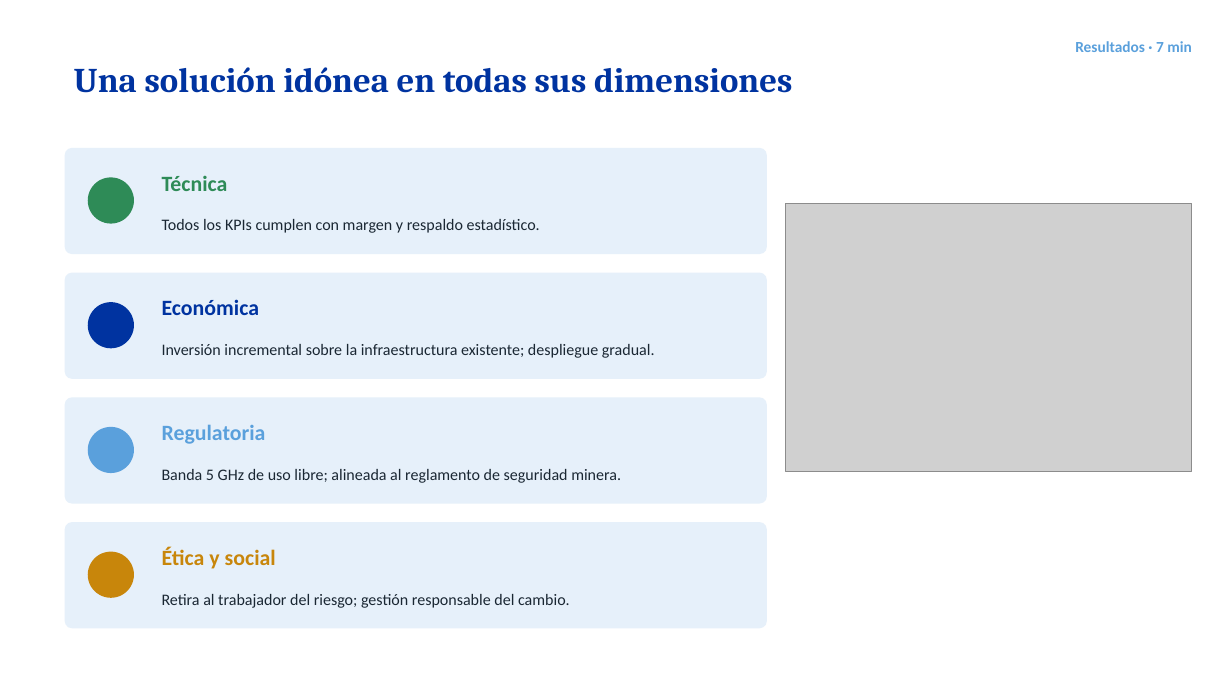
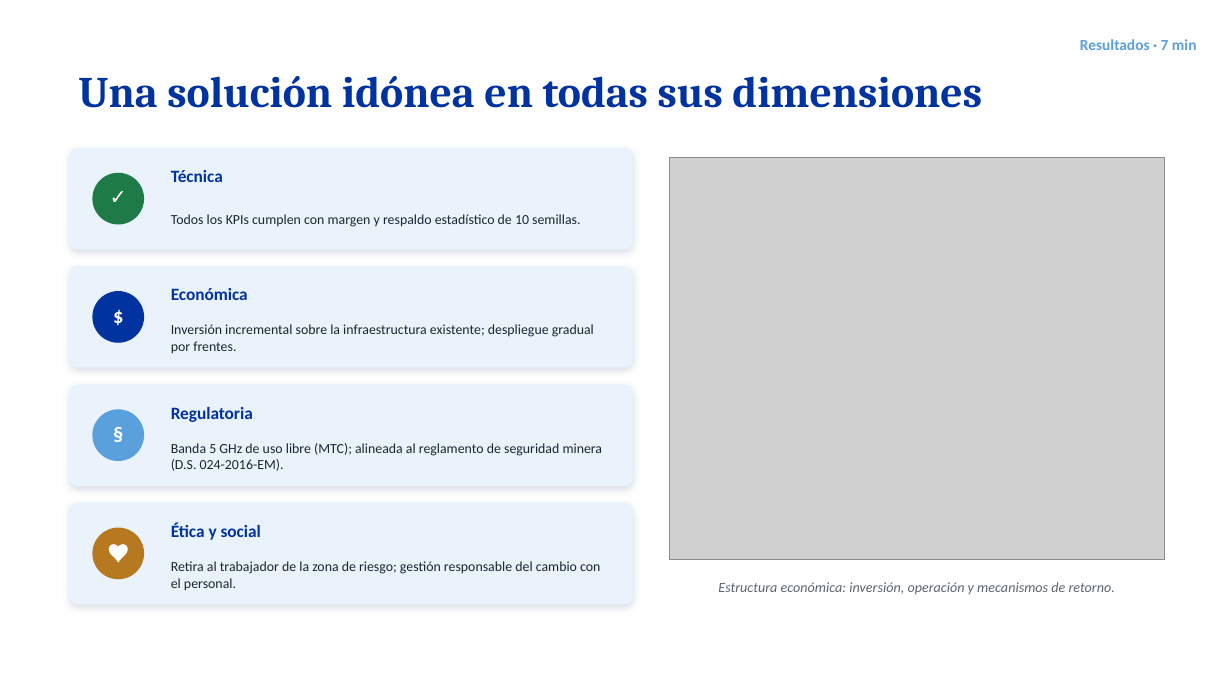
Before and after one commit to AdrianLopez012/tesis-lhd-802.11ac, a slide deck: slide 11 of fase4/presentacion/sustentacion_tesis.pptx (slide 10 before the commit). Drawn at 1232x693 pixels with LibreOffice and Linux fonts; fonts in the diff are those of the drawing; grey boxes stand for pictures. Boxes give left, top, right and bottom in pixels: in the first picture for what was removed or moved away, otherwise in the second. Text is boxed around its words. In the diff, an @@ line names an element or a change of style, - is before the commit and + after.

```diff
--- a/fase4/presentacion/sustentacion_tesis.pptx
+++ b/fase4/presentacion/sustentacion_tesis.pptx
@@ text "Resultados · 7 min": place and size @@
-text "Resultados · 7 min" at bbox=[1075, 41, 1192, 52]
+text "Resultados · 7 min" at bbox=[1080, 39, 1197, 50]
@@ text "Una solución idónea en todas ..." at bbox=[78, 76, 982, 108]: size 27 to 34 pt @@
@@ rounded rectangle: place and size @@
-rounded rectangle at bbox=[65, 148, 767, 254]
+rounded rectangle at bbox=[69, 148, 633, 250]
@@ ellipse: place and size @@
-ellipse at bbox=[88, 177, 134, 224]
+ellipse at bbox=[92, 173, 144, 225]
@@ ellipse at bbox=[92, 173, 144, 225]: fill #2E8B57 to #1E7A46 @@
@@ text added at bbox=[92, 171, 144, 223], 16 pt, text #FFFFFF, bold @@
+✓
@@ text "Técnica": place and size @@
-text "Técnica" at bbox=[162, 176, 228, 191]
+text "Técnica" at bbox=[171, 170, 223, 182]
@@ text "Técnica" at bbox=[171, 170, 223, 182]: size 17 to 13.5 pt, text colour #2E8B57 to #0033A0 @@
@@ picture: place and size @@
-picture at bbox=[786, 203, 1192, 471]
+picture at bbox=[670, 157, 1165, 559]
@@ text at bbox=[171, 214, 580, 227]: text changed; size 12.5 to 10.8 pt @@
-Todos los KPIs cumplen con margen y respaldo estadístico.
+Todos los KPIs cumplen con margen y respaldo estadístico de 10 semillas.
@@ rounded rectangle: place and size @@
-rounded rectangle at bbox=[65, 273, 767, 379]
+rounded rectangle at bbox=[69, 266, 633, 368]
@@ ellipse: place and size @@
-ellipse at bbox=[88, 302, 134, 348]
+ellipse at bbox=[92, 291, 144, 343]
@@ text added at bbox=[92, 289, 144, 341], 16 pt, text #FFFFFF, bold @@
+$
@@ text "Económica": place and size @@
-text "Económica" at bbox=[162, 299, 260, 315]
+text "Económica" at bbox=[171, 288, 248, 300]
@@ text "Económica" at bbox=[171, 288, 248, 300]: size 17 to 13.5 pt @@
@@ text at bbox=[171, 324, 594, 354]: text changed; size 12.5 to 10.8 pt @@
-Inversión incremental sobre la infraestructura existente; despliegue gradual.
+Inversión incremental sobre la infraestructura existente; despliegue gradual por frentes.
@@ rounded rectangle: place and size @@
-rounded rectangle at bbox=[65, 397, 767, 504]
+rounded rectangle at bbox=[69, 384, 633, 486]
@@ ellipse: place and size @@
-ellipse at bbox=[88, 427, 134, 473]
+ellipse at bbox=[92, 409, 144, 461]
@@ text added at bbox=[92, 408, 144, 459], 16 pt, text #FFFFFF, bold @@
+§
@@ text "Regulatoria": place and size @@
-text "Regulatoria" at bbox=[162, 424, 266, 444]
+text "Regulatoria" at bbox=[171, 407, 253, 422]
@@ text "Regulatoria" at bbox=[171, 407, 253, 422]: size 17 to 13.5 pt, text colour #5AA0DC to #0033A0 @@
@@ text at bbox=[171, 443, 603, 471]: text changed; size 12.5 to 10.8 pt @@
-Banda 5 GHz de uso libre; alineada al reglamento de seguridad minera.
+Banda 5 GHz de uso libre (MTC); alineada al reglamento de seguridad minera (D.S. 024-2016-EM).
@@ fill #E6F0FA to #EAF2FB; shadow on; proportions changed in 4 elements at bbox=[69, 148, 633, 250], bbox=[69, 266, 633, 368], bbox=[69, 384, 633, 486], bbox=[69, 503, 633, 604] @@
@@ rounded rectangle: place and size @@
-rounded rectangle at bbox=[65, 522, 767, 628]
+rounded rectangle at bbox=[69, 503, 633, 604]
@@ ellipse: place and size @@
-ellipse at bbox=[88, 552, 134, 598]
+ellipse at bbox=[92, 528, 144, 579]
@@ ellipse at bbox=[92, 528, 144, 579]: fill #C8860B to #B7791F @@
@@ text added at bbox=[92, 526, 144, 578], 16 pt, text #FFFFFF, bold @@
+♥
@@ text "Ética y social": place and size @@
-text "Ética y social" at bbox=[162, 547, 276, 569]
+text "Ética y social" at bbox=[171, 523, 261, 540]
@@ text "Ética y social" at bbox=[171, 523, 261, 540]: size 17 to 13.5 pt, text colour #C8860B to #0033A0 @@
@@ text at bbox=[171, 561, 600, 591]: text changed; size 12.5 to 10.8 pt @@
-Retira al trabajador del riesgo; gestión responsable del cambio.
+Retira al trabajador de la zona de riesgo; gestión responsable del cambio con el personal.
@@ text added at bbox=[718, 582, 1115, 595], 11 pt, text #5B6670, italic @@
+Estructura económica: inversión, operación y mecanismos de retorno.
```
Also in this commit, not shown: 5 other slides changed, 7 slides added, 6 slides removed, 15 other files.
